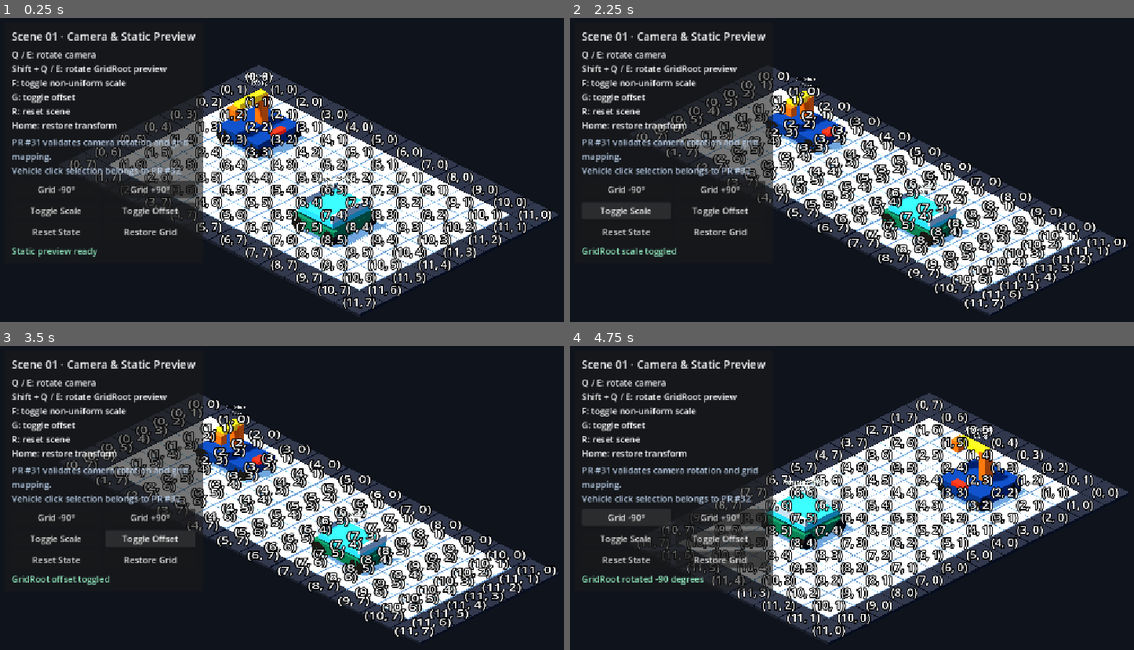
Above: before the commit, frames 1-4 (two rows, left to right).
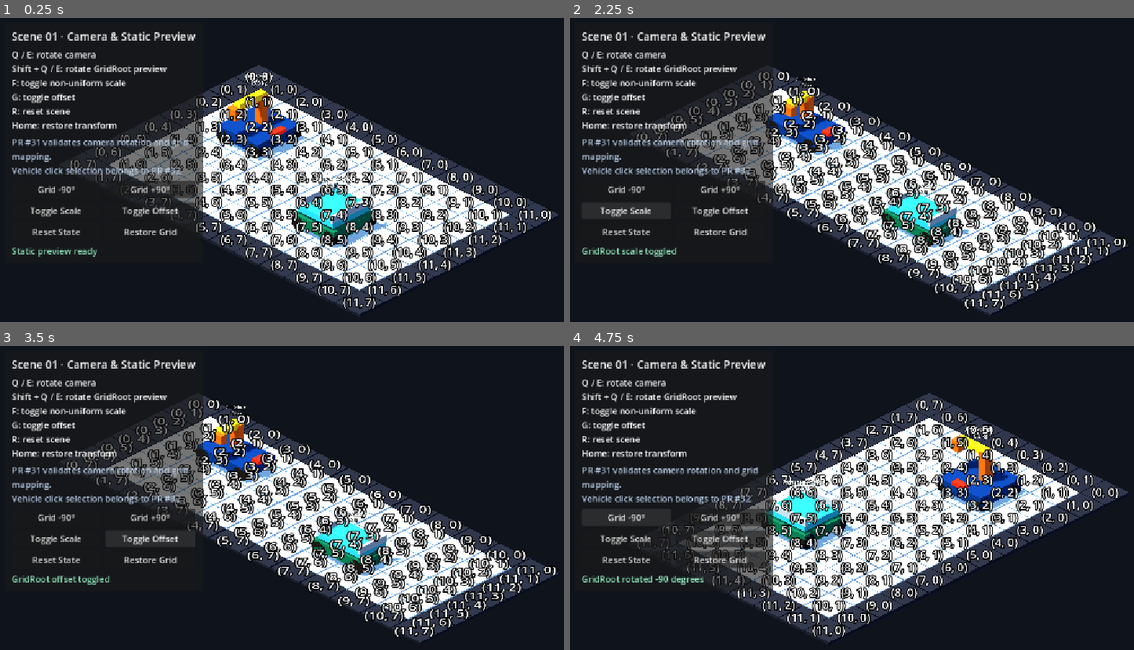
Above: after the commit, the same moments.

Repository: Ri0n72Y/automata
Game: Godot game, scene res://scenes/scene_01/scene_01_basic_packing.tscn
Two runs of this game, one before a commit and one after it. Both use one fixed random seed, a clock stepped at 60 frames per second and the inputs below.
Inputs:
- Up to frame 1 (0.25 s): no input
- Up to frame 2 (2.25 s): click "Grid -90°" at 0.5 s; click "Grid +90°" at 1.25 s; click "Toggle Scale" at 2 s
- Up to frame 3 (3.5 s): click "Toggle Offset" at 2.75 s
- Up to frame 4 (4.75 s): click "Restore Grid" at 3.5 s; click "Grid -90°" at 4.25 s

The runs differ from the first frame. In frame 1, less than 0.1% of the frame differs, in the area x 38-54%, y 37-69%; in frame 2, less than 0.1%; in frame 3, less than 0.1%; in frame 4, less than 0.1%, in the area x 41-80%, y 44-66%.

Commit message:
fix(camera): orbit smoothly around grid center

Diff:
--- a/scripts/camera/scene_01_camera_rig.gd
+++ b/scripts/camera/scene_01_camera_rig.gd
@@ -14,6 +14,7 @@
 
 const ROTATE_COUNTERCLOCKWISE_ACTION := &"camera_rotate_counterclockwise"
 const ROTATE_CLOCKWISE_ACTION := &"camera_rotate_clockwise"
+const QUARTER_TURN_DEGREES := 90.0
 
 @export var auto_frame_grid: bool = true
 @export_range(1.0, 2.0, 0.05) var framing_margin: float = 1.25
@@ -30,11 +31,13 @@
 var _world_width: float = 1.0
 var _world_height: float = 1.0
 var _is_configured: bool = false
+var _rendered_azimuth_degrees: float = 45.0
 var _transition_tween: Tween
 
 
 func _ready() -> void:
 	_view_direction = initial_view_direction
+	_rendered_azimuth_degrees = _get_direction_azimuth(_view_direction)
 	if camera != null:
 		camera.current = true
 
@@ -86,11 +89,55 @@
 	camera.projection = Camera3D.PROJECTION_ORTHOGONAL
 	camera.keep_aspect = Camera3D.KEEP_HEIGHT
 	camera.near = 0.1
+	camera.far = maxf(_calculate_orbit_distance() * 4.0, 100.0)
 	camera.current = true
-	_apply_view_direction(false)
+	_rendered_azimuth_degrees = _get_direction_azimuth(_view_direction)
+	_set_camera_azimuth(_rendered_azimuth_degrees)
 
 
 func set_view_direction(direction: int, animate: bool = true) -> bool:
+	return _set_view_direction(direction, animate, 0)
+
+
+func rotate_clockwise(animate: bool = true) -> void:
+	_set_view_direction(
+		(_view_direction + 1) % ViewDirection.size(),
+		animate,
+		1
+	)
+
+
+func rotate_counterclockwise(animate: bool = true) -> void:
+	_set_view_direction(
+		(_view_direction - 1 + ViewDirection.size()) % ViewDirection.size(),
+		animate,
+		-1
+	)
+
+
+func get_view_direction() -> int:
+	return _view_direction
+
+
+func get_camera() -> Camera3D:
+	return camera
+
+
+func get_orthographic_size() -> float:
+	if camera == null:
+		return 0.0
+	return camera.size
+
+
+func is_transitioning() -> bool:
+	return _transition_tween != null and _transition_tween.is_valid()
+
+
+func _set_view_direction(
+	direction: int,
+	animate: bool,
+	preferred_rotation_sign: int
+) -> bool:
 	if direction < ViewDirection.SOUTHEAST or direction > ViewDirection.NORTHEAST:
 		push_error("Scene 01 camera view direction is invalid: %s." % str(direction))
 		return false
@@ -99,41 +146,13 @@
 
 	var previous_direction := _view_direction
 	_view_direction = direction
+	var transition_started := false
 	if _is_configured:
-		_apply_view_direction(animate)
+		transition_started = _apply_view_direction(animate, preferred_rotation_sign)
 	view_direction_changed.emit(_view_direction)
-	if animate and _is_configured and rotation_duration > 0.0:
+	if transition_started:
 		view_transition_started.emit(previous_direction, _view_direction)
 	return true
-
-
-func rotate_clockwise(animate: bool = true) -> void:
-	set_view_direction((_view_direction + 1) % ViewDirection.size(), animate)
-
-
-func rotate_counterclockwise(animate: bool = true) -> void:
-	set_view_direction(
-		(_view_direction - 1 + ViewDirection.size()) % ViewDirection.size(),
-		animate
-	)
-
-
-func get_view_direction() -> int:
-	return _view_direction
-
-
-func get_camera() -> Camera3D:
-	return camera
-
-
-func get_orthographic_size() -> float:
-	if camera == null:
-		return 0.0
-	return camera.size
-
-
-func is_transitioning() -> bool:
-	return _transition_tween != null and _transition_tween.is_valid()
 
 
 func _is_text_input_focused() -> bool:
@@ -141,35 +160,64 @@
 	return focus_owner is LineEdit or focus_owner is TextEdit
 
 
-func _apply_view_direction(animate: bool) -> void:
+func _apply_view_direction(animate: bool, preferred_rotation_sign: int) -> bool:
 	if camera == null or not _is_configured:
-		return
-
-	var target_position := _calculate_camera_position(_view_direction)
-	var target_size := _calculate_size_for_position(target_position)
-	camera.far = maxf(_calculate_orbit_distance() * 4.0, 100.0)
-
+		return false
+
+	var canonical_target := _get_direction_azimuth(_view_direction)
 	if not animate or rotation_duration <= 0.0 or not is_inside_tree():
 		_kill_transition()
-		_set_camera_position(target_position)
-		camera.size = target_size
-		return
+		_rendered_azimuth_degrees = canonical_target
+		_set_camera_azimuth(_rendered_azimuth_degrees)
+		return false
 
 	_kill_transition()
+	var target_azimuth := _resolve_target_azimuth(
+		canonical_target,
+		preferred_rotation_sign
+	)
+	var angular_distance := absf(target_azimuth - _rendered_azimuth_degrees)
+	if angular_distance <= 0.001:
+		_rendered_azimuth_degrees = canonical_target
+		_set_camera_azimuth(_rendered_azimuth_degrees)
+		return false
+
+	var effective_duration := rotation_duration * angular_distance / QUARTER_TURN_DEGREES
 	_transition_tween = create_tween()
 	_transition_tween.set_trans(Tween.TRANS_SINE)
 	_transition_tween.set_ease(Tween.EASE_IN_OUT)
-	_transition_tween.set_parallel(true)
 	_transition_tween.tween_method(
-		Callable(self, "_set_camera_position"),
-		camera.position,
-		target_position,
-		rotation_duration
-	)
-	_transition_tween.tween_property(camera, "size", target_size, rotation_duration)
+		Callable(self, "_set_camera_azimuth"),
+		_rendered_azimuth_degrees,
+		target_azimuth,
+		effective_duration
+	)
 	_transition_tween.finished.connect(
-		_on_transition_finished.bind(target_position, target_size, _view_direction)
-	)
+		_on_transition_finished.bind(_view_direction, canonical_target)
+	)
+	return true
+
+
+func _resolve_target_azimuth(
+	canonical_target: float,
+	preferred_rotation_sign: int
+) -> float:
+	var target := canonical_target
+	if preferred_rotation_sign > 0:
+		while target <= _rendered_azimuth_degrees + 0.001:
+			target += 360.0
+		return target
+	if preferred_rotation_sign < 0:
+		while target >= _rendered_azimuth_degrees - 0.001:
+			target -= 360.0
+		return target
+
+	var shortest_delta := wrapf(
+		canonical_target - _rendered_azimuth_degrees + 180.0,
+		0.0,
+		360.0
+	) - 180.0
+	return _rendered_azimuth_degrees + shortest_delta
 
 
 func _calculate_orbit_distance() -> float:
@@ -180,48 +228,39 @@
 	return maxf(diagonal * distance_multiplier, minimum_distance)
 
 
-func _calculate_camera_position(direction: int) -> Vector3:
-	var orbit_distance := _calculate_orbit_distance()
-	var elevation_radians := deg_to_rad(clampf(elevation_degrees, 10.0, 80.0))
-	var horizontal_radius := orbit_distance * cos(elevation_radians)
-	var vertical_height := orbit_distance * sin(elevation_radians)
-	var diagonal_component := horizontal_radius / sqrt(2.0)
-	var horizontal_signs := _get_horizontal_signs(direction)
-	return Vector3(
-		horizontal_signs.x * diagonal_component,
-		vertical_height,
-		horizontal_signs.y * diagonal_component
-	)
-
-
-func _calculate_size_for_position(target_position: Vector3) -> float:
-	var original_transform := camera.transform
-	camera.position = target_position
+func _set_camera_azimuth(azimuth_degrees: float) -> void:
+	if camera == null:
+		return
+	_rendered_azimuth_degrees = azimuth_degrees
+	camera.position = _calculate_camera_position(azimuth_degrees)
 	camera.look_at(_world_center, Vector3.UP)
-	var target_size := _calculate_required_size(
+	camera.size = _calculate_required_size(
 		_world_center,
 		_world_width,
 		_world_height
 	)
-	camera.transform = original_transform
-	return target_size
-
-
-func _set_camera_position(value: Vector3) -> void:
-	if camera == null:
-		return
-	camera.position = value
-	camera.look_at(_world_center, Vector3.UP)
+
+
+func _calculate_camera_position(azimuth_degrees: float) -> Vector3:
+	var orbit_distance := _calculate_orbit_distance()
+	var elevation_radians := deg_to_rad(clampf(elevation_degrees, 10.0, 80.0))
+	var azimuth_radians := deg_to_rad(azimuth_degrees)
+	var horizontal_radius := orbit_distance * cos(elevation_radians)
+	var vertical_height := orbit_distance * sin(elevation_radians)
+	return Vector3(
+		cos(azimuth_radians) * horizontal_radius,
+		vertical_height,
+		sin(azimuth_radians) * horizontal_radius
+	)
 
 
 func _on_transition_finished(
-	target_position: Vector3,
-	target_size: float,
-	target_direction: int
+	target_direction: int,
+	canonical_target: float
 ) -> void:
-	_set_camera_position(target_position)
-	camera.size = target_size
 	_transition_tween = null
+	_rendered_azimuth_degrees = canonical_target
+	_set_camera_azimuth(_rendered_azimuth_degrees)
 	view_transition_finished.emit(target_direction)
 
 
@@ -233,17 +272,17 @@
 	_transition_tween = null
 
 
-func _get_horizontal_signs(direction: int) -> Vector2:
+func _get_direction_azimuth(direction: int) -> float:
 	match direction:
 		ViewDirection.SOUTHEAST:
-			return Vector2(1.0, 1.0)
+			return 45.0
 		ViewDirection.SOUTHWEST:
-			return Vector2(-1.0, 1.0)
+			return 135.0
 		ViewDirection.NORTHWEST:
-			return Vector2(-1.0, -1.0)
+			return 225.0
 		ViewDirection.NORTHEAST:
-			return Vector2(1.0, -1.0)
-	return Vector2.ONE
+			return 315.0
+	return 45.0
 
 
 func _calculate_required_size(
